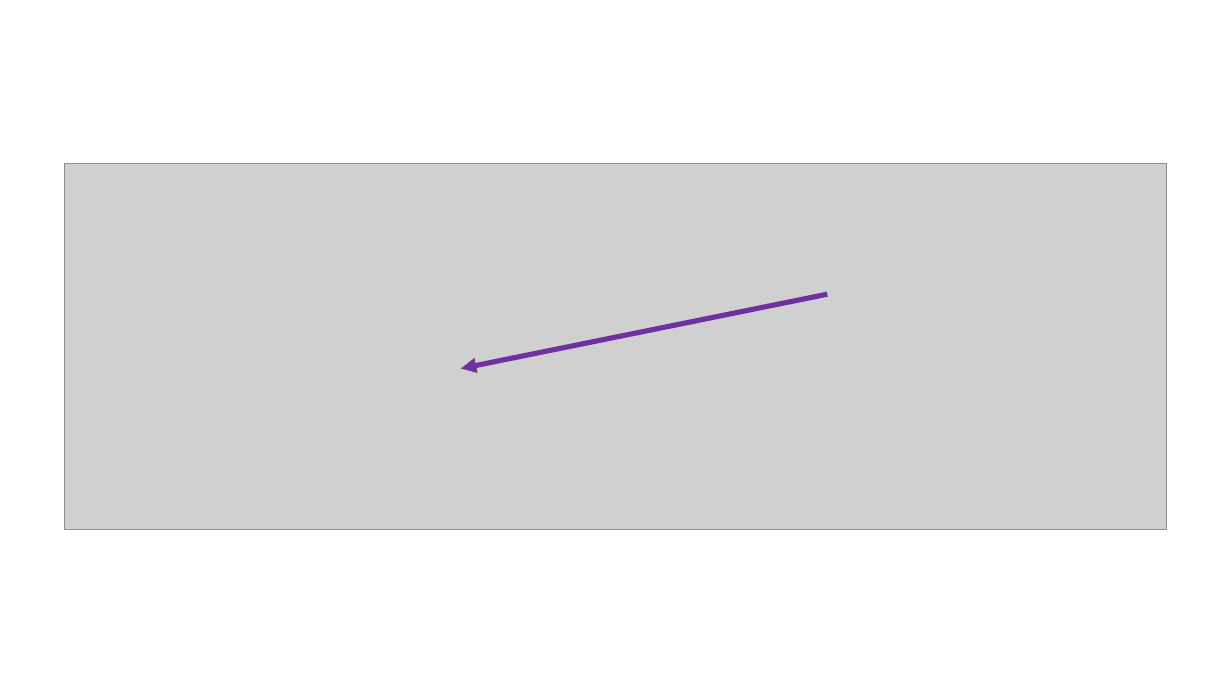
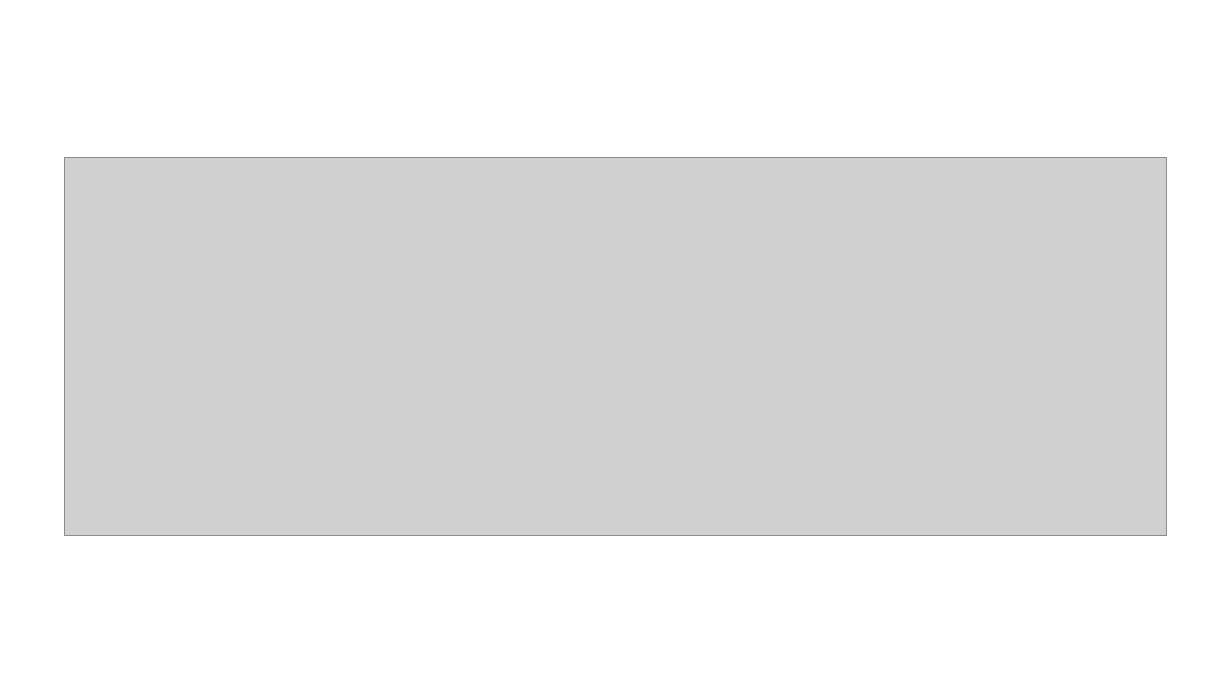
Before and after one commit to story645/proposal, a slide deck: slide 7 of deck/pres.pptx (slide 13 before the commit). Drawn at 1232x693 pixels with LibreOffice and Linux fonts; fonts in the diff are those of the drawing; grey boxes stand for pictures. Boxes give left, top, right and bottom in pixels: in the first picture for what was removed or moved away, otherwise in the second. Text is boxed around its words. In the diff, an @@ line names an element or a change of style, - is before the commit and + after.

```diff
--- a/deck/pres.pptx
+++ b/deck/pres.pptx
@@ picture: place and size @@
-picture at [65, 164, 1167, 531]
+picture at [65, 158, 1167, 535]
@@ arrow removed from (827, 294) to (461, 369) @@
```
Also in this commit, not shown: 3 other slides changed, 20 slides added, 21 slides removed, 35 other files.
